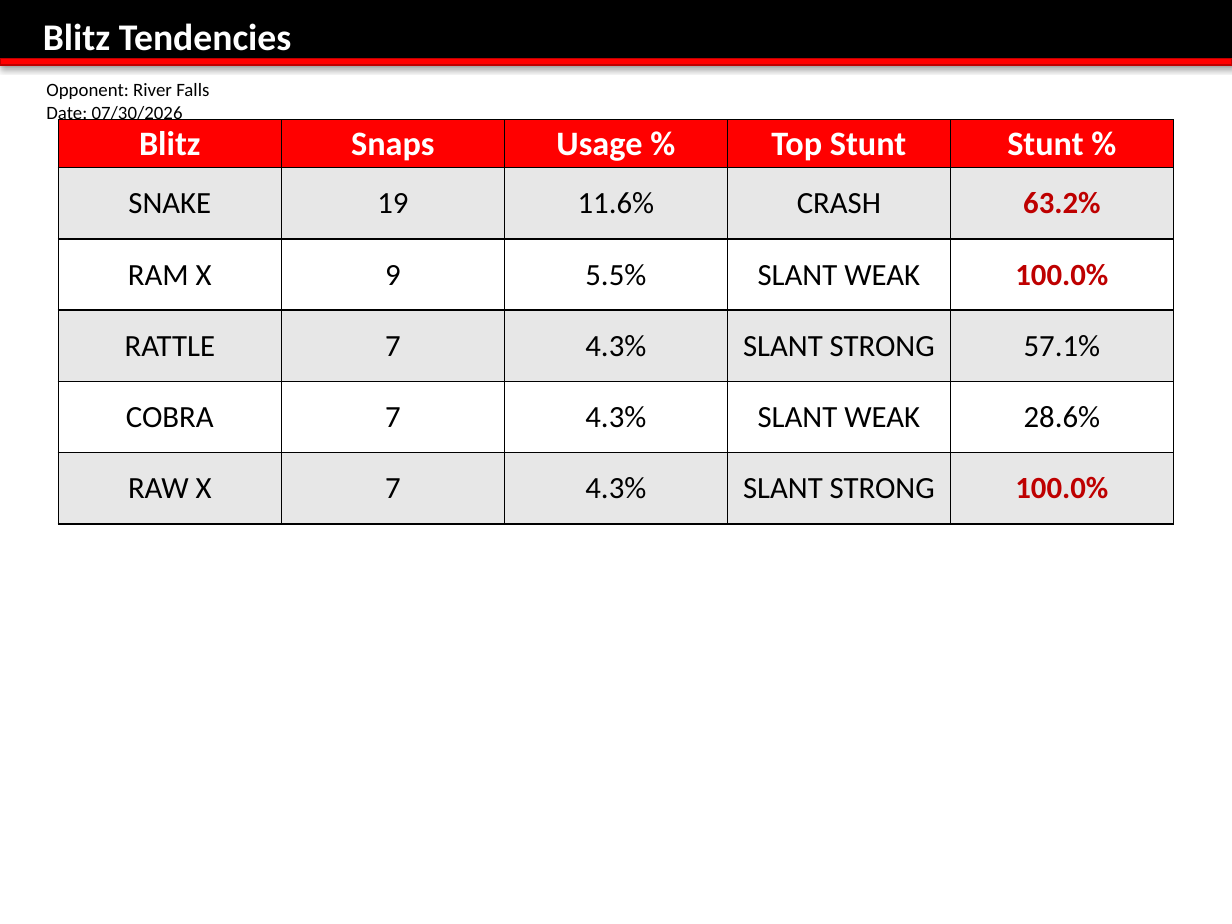
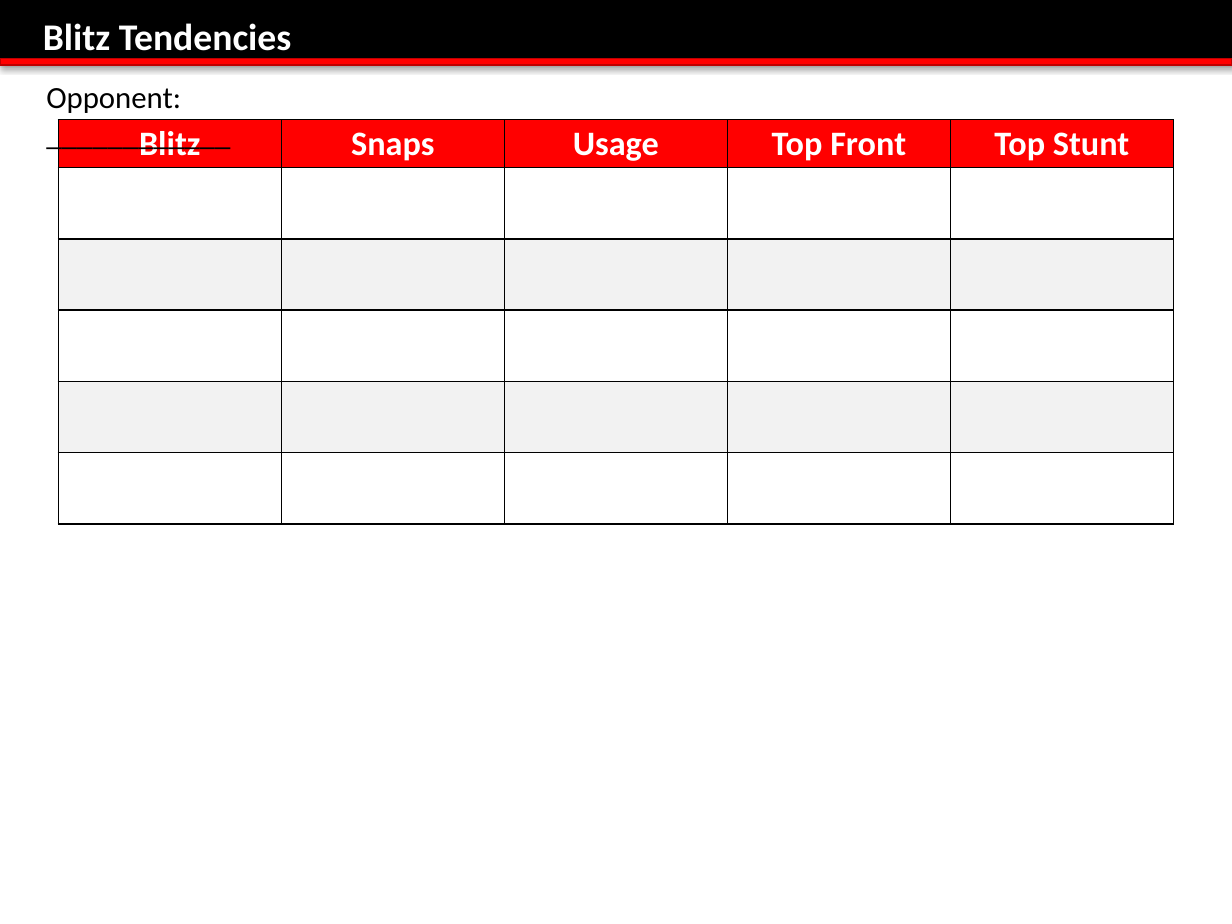
Before and after one commit to coacheigenberger/app-based-off-report, a slide deck: slide 2 of MASTER DEF Breakdown Template.pptx (slide 3 before the commit). Drawn at 1232x924 pixels with LibreOffice and Linux fonts; fonts in the diff are those of the drawing; background and template pictures are left out. Boxes give left, top, right and bottom in pixels: in the first picture for what was removed or moved away, otherwise in the second. Text is boxed around its words. In the diff, an @@ line names an element or a change of style, - is before the commit and + after.

```diff
--- a/MASTER DEF Breakdown Template.pptx
+++ b/MASTER DEF Breakdown Template.pptx
@@ text at (x1=46, y1=88, x2=181, y2=113): text changed; size 11 to 18 pt @@
-Opponent: River Falls Date: 07/30/2026
+Opponent: ____________
@@ table at (x1=58, y1=120, x2=1173, y2=524) @@
-row 1: Blitz | Snaps | Usage % | Top Stunt | Stunt %
+row 1: Blitz | Snaps | Usage | Top Front | Top Stunt
-row 2: SNAKE | 19 | 11.6% | CRASH | 63.2%
+row 2:  |  |  |  | 
-row 3: RAM X | 9 | 5.5% | SLANT WEAK | 100.0%
+row 3:  |  |  |  | 
-row 4: RATTLE | 7 | 4.3% | SLANT STRONG | 57.1%
+row 4:  |  |  |  | 
-row 5: COBRA | 7 | 4.3% | SLANT WEAK | 28.6%
+row 5:  |  |  |  | 
-row 6: RAW X | 7 | 4.3% | SLANT STRONG | 100.0%
+row 6:  |  |  |  | 
@@ fill #E7E7E7 to #FFFFFF in 15 cells @@
@@ fill #FFFFFF to #F2F2F2 in 10 cells @@
```
Also in this commit, not shown: 5 other slides changed, 1 slide removed, 2 other files.
